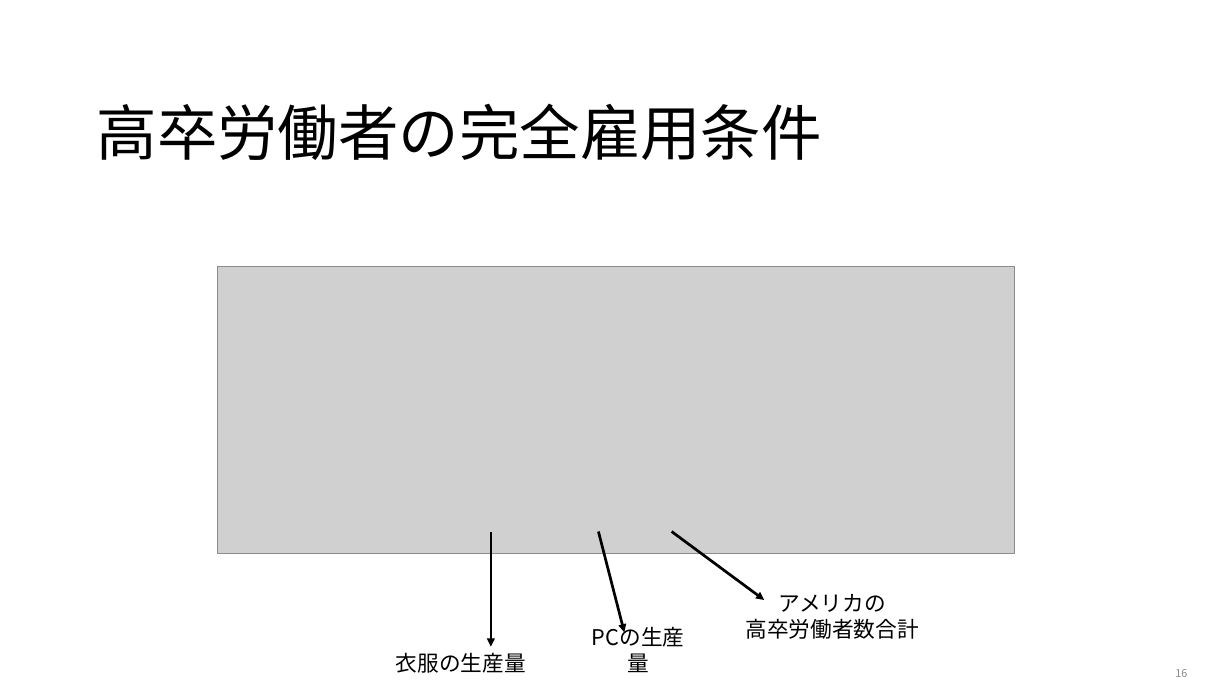
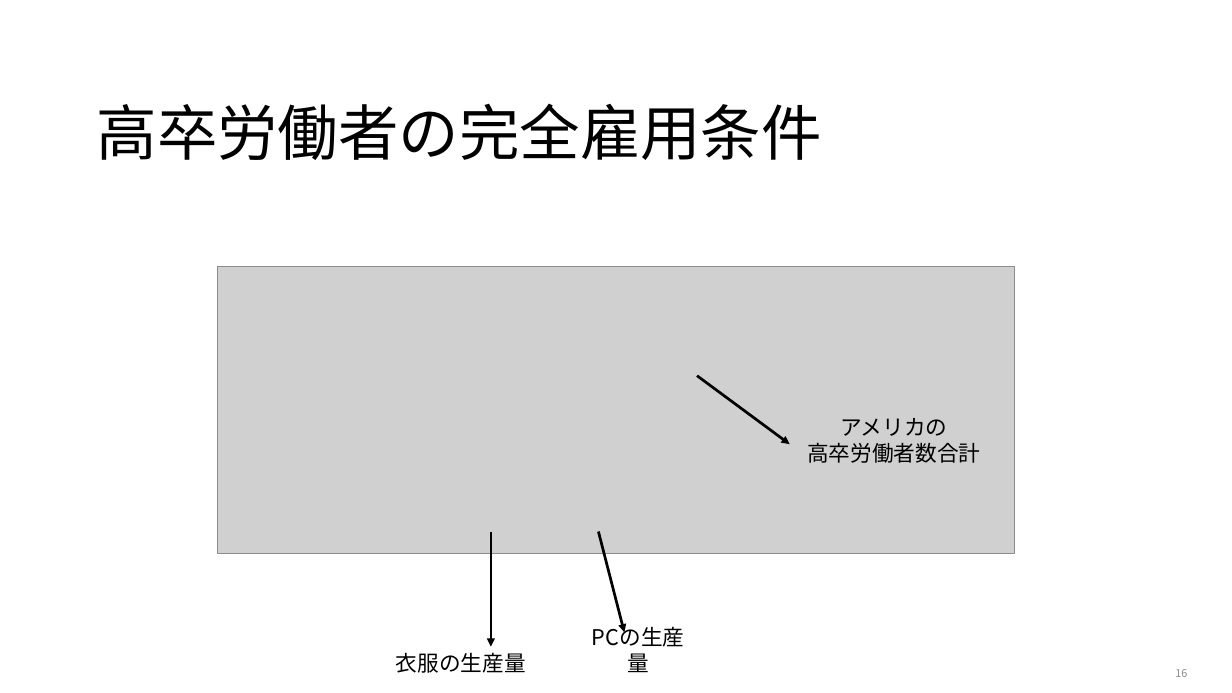
Before and after one commit to ayumu-tanaka/mof2026, a slide deck: slide 16 of slides/05.pptx. Drawn at 1232x693 pixels with LibreOffice and Linux fonts; fonts in the diff are those of the drawing; grey boxes stand for pictures. Boxes give left, top, right and bottom in pixels: in the first picture for what was removed or moved away, otherwise in the second. Text is boxed around its words. In the diff, an @@ line names an element or a change of style, - is before the commit and + after.

```diff
--- a/slides/05.pptx
+++ b/slides/05.pptx
@@ arrow moved from (672, 532) - (764, 600) to (697, 376) - (789, 444) @@
@@ text "アメリカの": place and size @@
-text "アメリカの" at bbox=[746, 594, 919, 639]
+text "アメリカの" at bbox=[807, 418, 980, 463]
```
Also in this commit, not shown: 1 other file.
